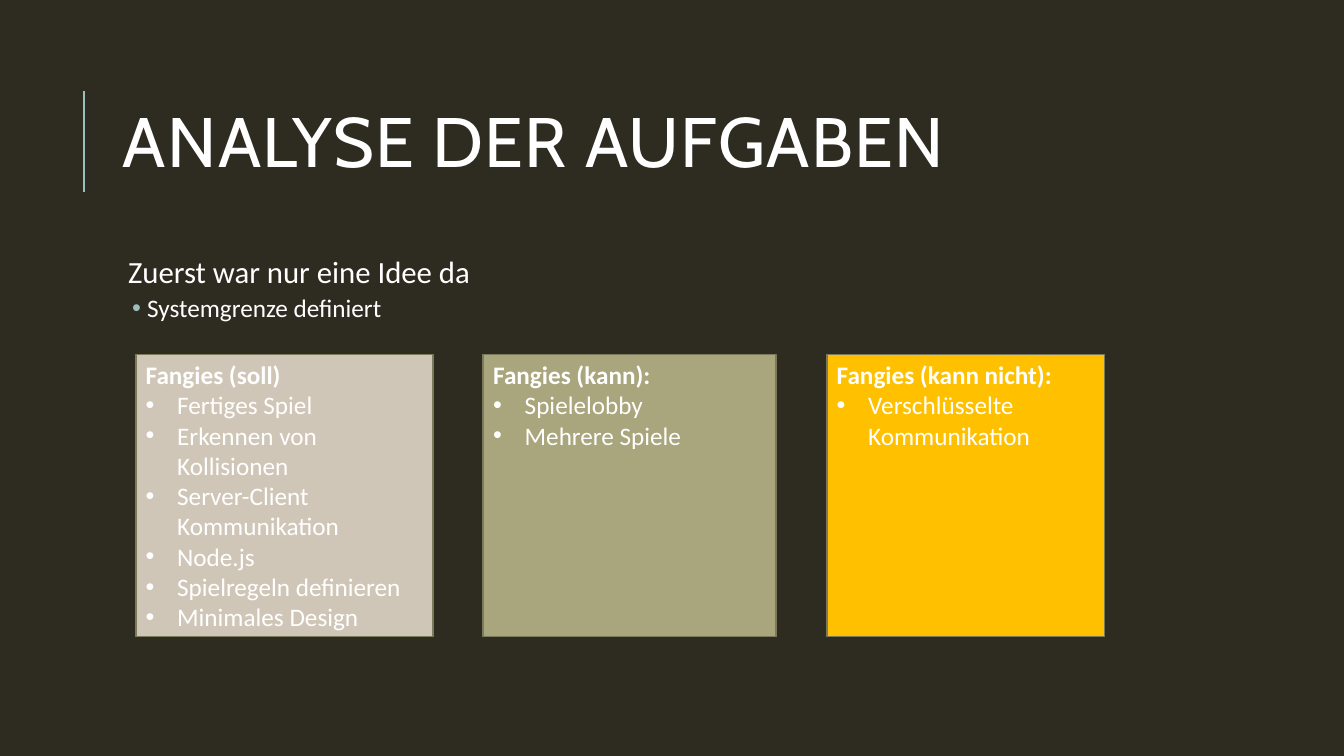
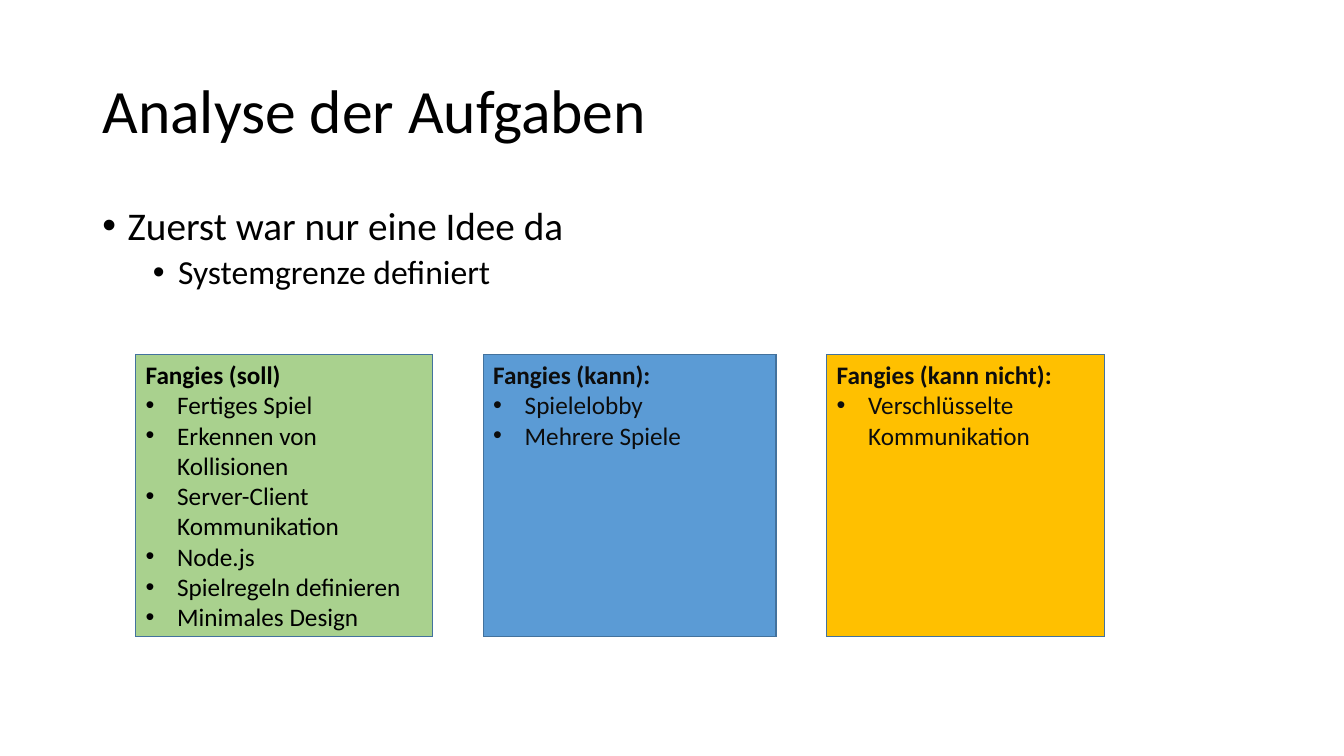
Before and after one commit to Toixinhell/Versteckies, a slide deck: slide 3 of Fangies.pptx. Drawn at 1344x756 pixels with LibreOffice and Linux fonts; fonts in the diff are those of the drawing. Boxes give left, top, right and bottom in pixels: in the first picture for what was removed or moved away, otherwise in the second. Text is boxed around its words. In the diff, an @@ line names an element or a change of style, - is before the commit and + after.

```diff
--- a/Fangies.pptx
+++ b/Fangies.pptx
@@ background #2E2B21 to #FFFFFF @@
@@ line removed from (84, 192) to (84, 91) @@
@@ title at <box>102,90,646,144</box>: text changed; size 50 to 44 pt; font Cabin to Calibri; text colour #FFFFFF to #000000 @@
-ANALYSE DER AUFGABEN
+Analyse der Aufgaben
@@ text "Zuerst war nur eine Idee ...": place and size @@
-text "Zuerst war nur eine Idee ..." at <box>128,261,470,322</box>
+text "Zuerst war nur eine Idee ..." at <box>128,212,563,290</box>
@@ text "Zuerst war nur eine Idee ..." at <box>128,212,563,290</box>: size 22 to 28 pt in "Zuerst war nur eine Idee da"; text colour #FFFFFF to #000000; size 18 to 24 pt in "Systemgrenze definiert"; bullet   to •; less space between paragraphs; indent changed @@
@@ rectangle "Fangies (soll)" at <box>136,355,434,637</box>: text colour #FFFFFF to #000000; fill #D0C6B8 to #A9D18E; outline #7D7A5C 1.25 pt to #43739E 1 pt @@
@@ rectangle "Fangies (kann):" at <box>484,355,777,637</box>: text colour #FFFFFF to #0D0D0D; fill #A9A57C to #5B9BD5; outline #7D7A5C 1.25 pt to #43739E 1 pt @@
@@ rectangle "Fangies (kann nicht):" at <box>827,355,1105,637</box>: text colour #FFFFFF to #0D0D0D; outline #7D7A5C 1.25 pt to #43739E 1 pt @@
```
Also in this commit, not shown: 13 other slides changed, 19 slides added, 2 slides removed.
